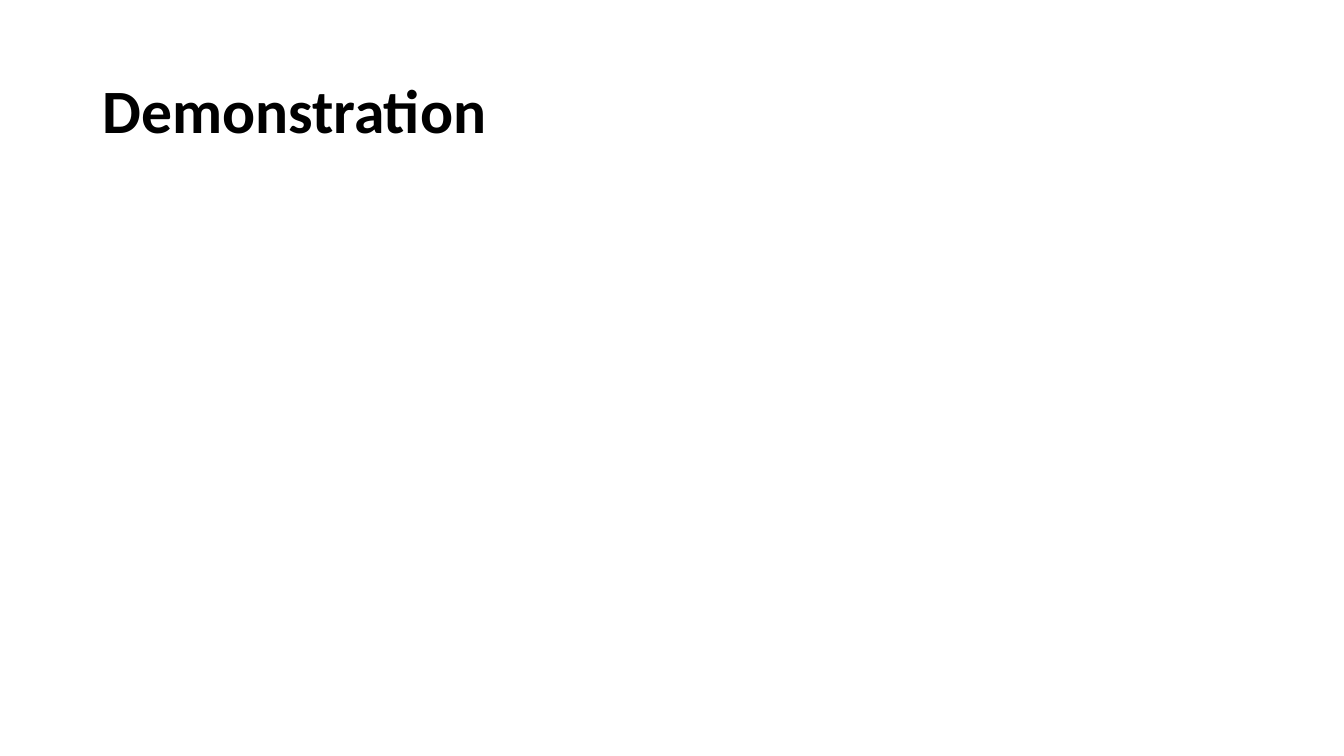
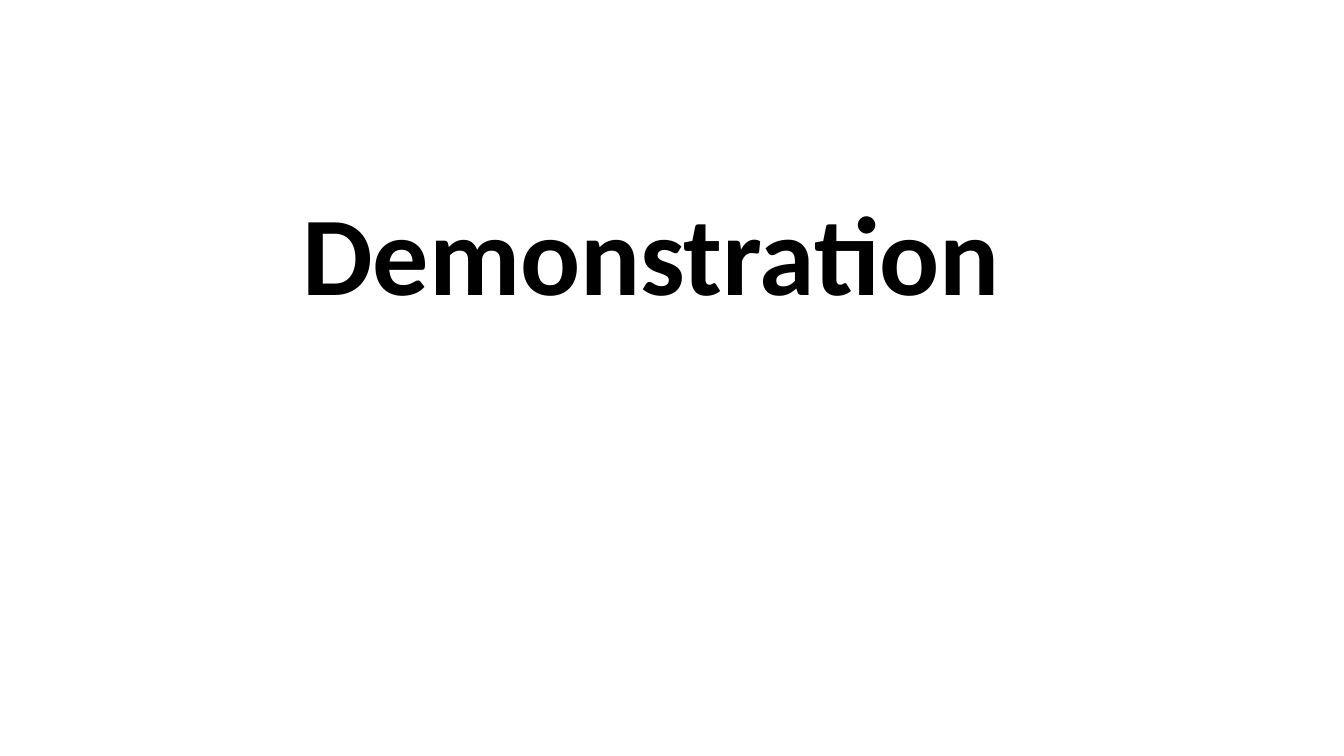
Before and after one commit to r-kass/gNetPlus, a slide deck: slide 7 of hackathon pres3.pptx (slide 8 before the commit). Drawn at 1344x756 pixels with LibreOffice and Linux fonts; fonts in the diff are those of the drawing; background and template pictures are left out. Boxes give left, top, right and bottom in pixels: in the first picture for what was removed or moved away, otherwise in the second. Text is boxed around its words. In the diff, an @@ line names an element or a change of style, - is before the commit and + after.

```diff
--- a/hackathon pres3.pptx
+++ b/hackathon pres3.pptx
@@ title "Demonstration": place and size @@
-title "Demonstration" at (102,89,486,134)
+title "Demonstration" at (302,216,1000,296)
@@ title "Demonstration" at (302,216,1000,296): size 44 to 80 pt; alignment left to centre @@
```
Also in this commit, not shown: 5 other slides changed, 1 slide removed.
